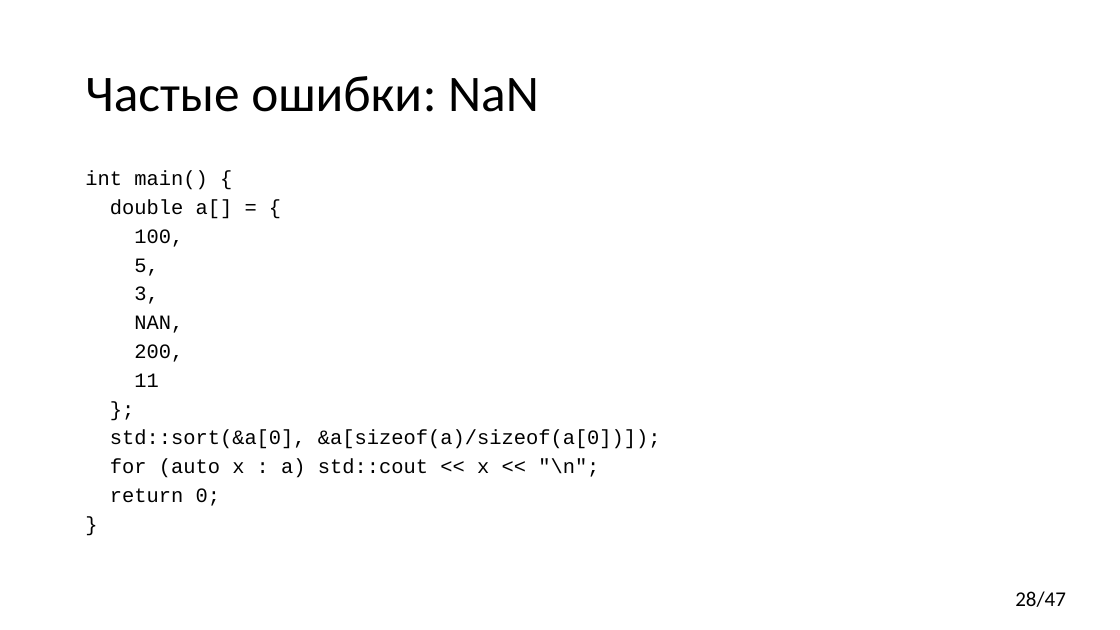
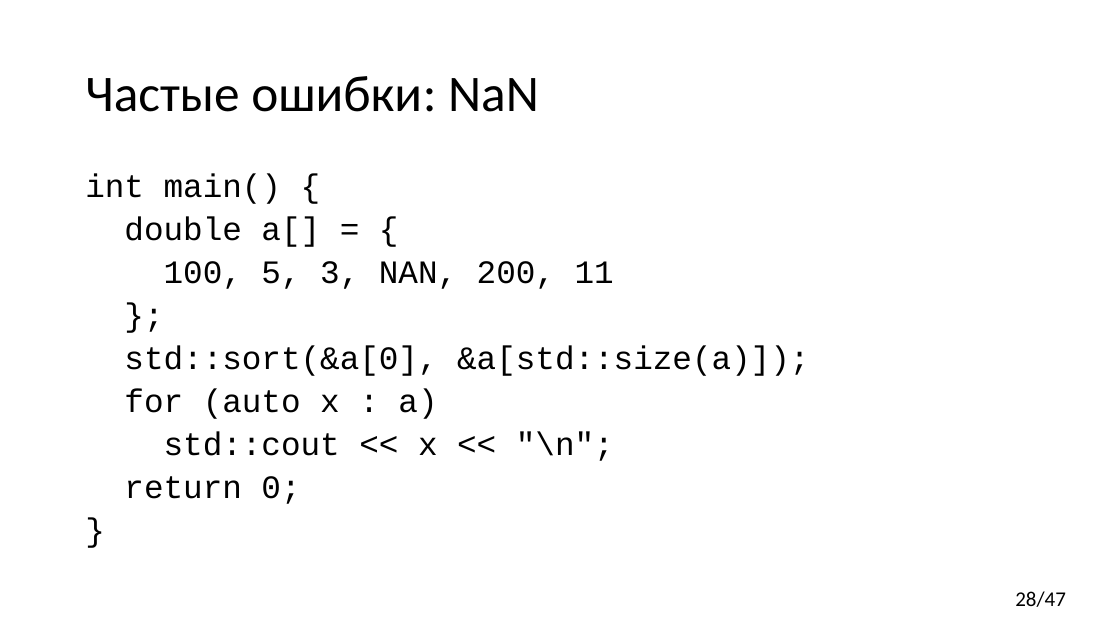
Before and after one commit to yugr/CppRussia, a slide deck: slide 28 of 2023/RU.pptx. Drawn at 1120x630 pixels with LibreOffice and Linux fonts; fonts in the diff are those of the drawing. Boxes give left, top, right and bottom in pixels: in the first picture for what was removed or moved away, otherwise in the second. Text is boxed around its words. In the diff, an @@ line names an element or a change of style, - is before the commit and + after.

```diff
--- a/2023/RU.pptx
+++ b/2023/RU.pptx
@@ text at <box>85,173,320,504</box>: size 17.5 to 28 pt in "int main() {", "double a[] = {", "};", "return 0;" and 1 more places; line spacing 0.7 to 0.8 @@
@@ text at <box>164,261,614,289</box>: text changed; size 17.5 to 28 pt @@
-100,
-5,
-3,
-NAN,
-200,
-11
+100, 5, 3, NAN, 200, 11
@@ text at <box>124,345,809,461</box>: text changed; size 17.5 to 28 pt @@
-std::sort(&a[0], &a[sizeof(a)/sizeof(a[0])]);
-for (auto x : a) std::cout << x << "\n";
+std::sort(&a[0], &a[std::size(a)]);
+for (auto x : a)
+std::cout << x << "\n";
```
Also in this commit, not shown: 15 other slides changed, 3 slides added, 2 slides removed.
